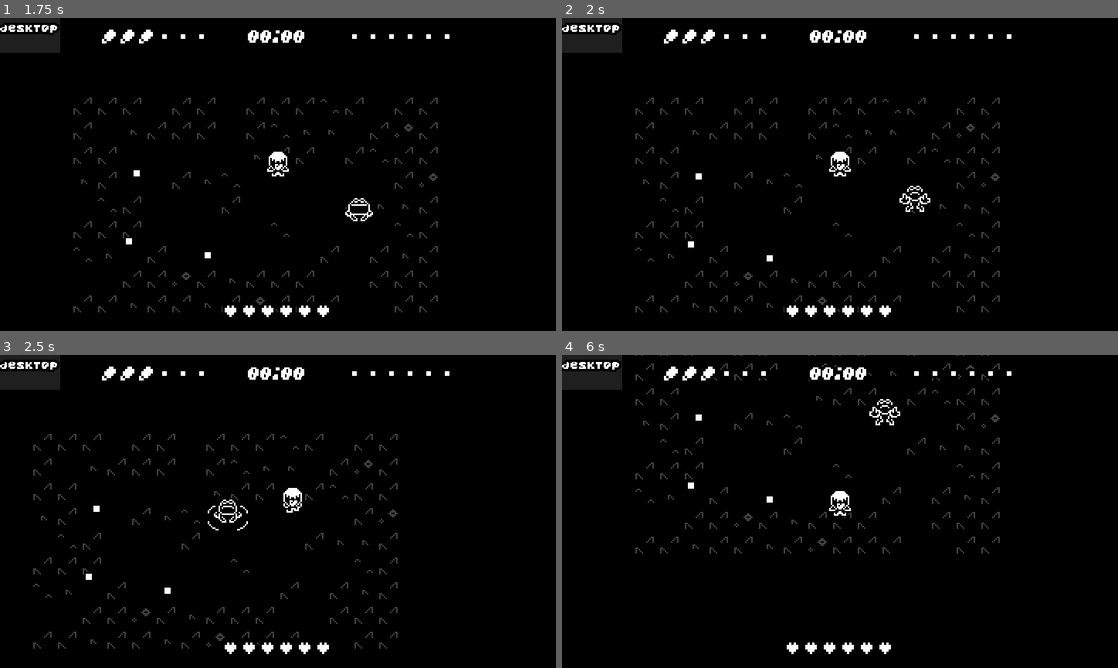
Above: before the commit, frames 1-4 (two rows, left to right).
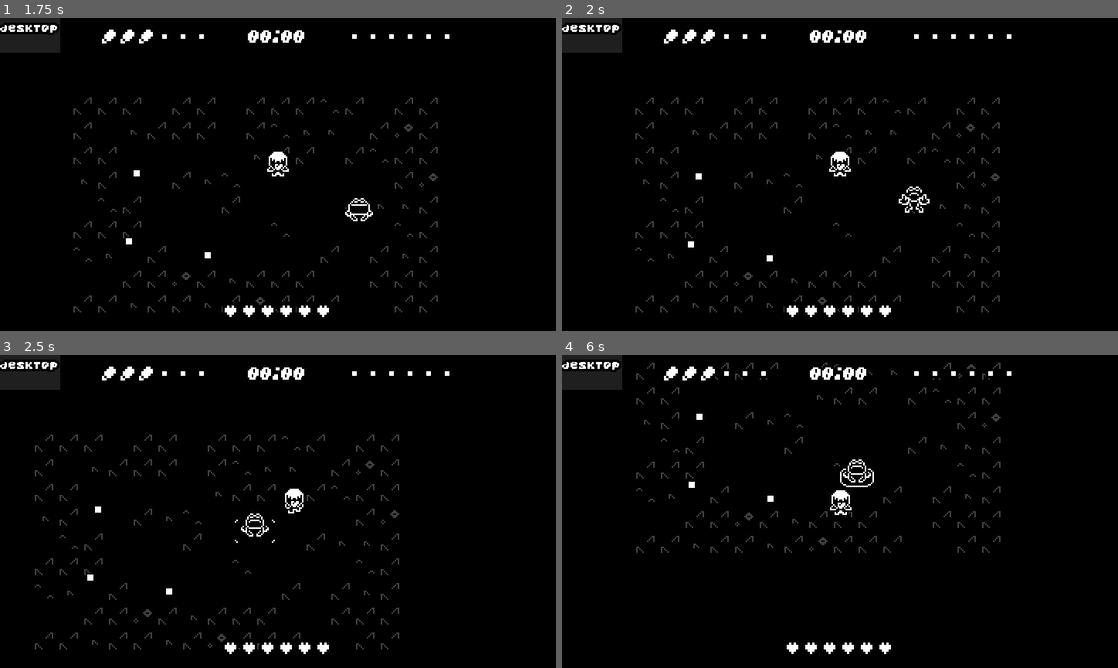
Above: after the commit, the same moments.

Repository: 12gauged/Carnivore
Game: Godot game, scene res://scenes/levels/dev/debug.tscn
Same seed, same stepped clock (60 frames per second), same inputs: the game is played once before the commit and once after it. This scene is started directly instead of the project's main scene.
Inputs (mouse positions are in pixels of both pictures, inside the frame that each line leads up to):
- Up to frame 1 (1.75 s): move the mouse to (400, 158) at 0.52 s; hold D (controls_right) 0.53-1.25 s; click (400, 158) at 0.67 s; tap E (ui_accept) at 0.77 s; drag from (166, 190) to (305, 174) at 1.27 s
- Up to frame 2 (2 s): no input
- Up to frame 3 (2.5 s): move the mouse to (333, 442) at 2.02 s; hold D (controls_right) from 2.03 s (still down); click (333, 442) at 2.17 s
- Up to frame 4 (6 s): release D (controls_right) at 2.75 s; drag from (812, 574) to (856, 502) at 2.77 s; move the mouse to (1006, 558) at 3.52 s; hold A (controls_left) 3.53-4.25 s; click (1006, 558) at 3.67 s; tap E (ui_accept) at 3.77 s; tap F2 (debug_f2) at 4.15 s; drag from (673, 464) to (823, 502) at 4.27 s; move the mouse to (867, 511) at 5.02 s; hold S (controls_down) 5.03-5.75 s; click (867, 511) at 5.17 s; drag from (756, 433) to (895, 430) at 5.77 s

Frame 1 is identical in both runs. In frame 2, 0.1% of the frame differs, in the area x 60-67%, y 53-63%; in frame 3, 2.9%, in the area x 5-72%, y 25-95%; in frame 4, 1.8%.

Commit message:
improved frog behaviors, again

Diff:
--- a/project.godot
+++ b/project.godot
@@ -104,6 +104,7 @@
 window/size/height=135
 window/size/test_width=1280
 window/size/test_height=720
+window/vsync/use_vsync=false
 mouse_cursor/custom_image="res://ui/gui/mouse/mouse_target.png"
 mouse_cursor/custom_image_hotspot=Vector2( 14, 14 )
 window/stretch/mode="2d"
--- a/scenes/ui/village_saved_screen/lowest_time_tracker.gd
+++ b/scenes/ui/village_saved_screen/lowest_time_tracker.gd
@@ -1,6 +1,5 @@
 extends Label
 
 func _ready():
-	var level_time = game_data.current_level_time
 	var lowest_time = game_data.get_player_data("lowest_time")
 	self.text = toolbox.convert_time_to_text(lowest_time[0], lowest_time[1])
--- a/scenes/ui/village_saved_screen/time_tracker.gd
+++ b/scenes/ui/village_saved_screen/time_tracker.gd
@@ -1,5 +1,6 @@
 extends Label
 
+# warning-ignore:unused_signal
 signal best_time_reached
 
 func _ready():
--- a/system/components/movement/comp_movement_jump.gd
+++ b/system/components/movement/comp_movement_jump.gd
@@ -2,21 +2,20 @@
 
 signal jump_finished
 
-const JUMP_HEIGHT: int = 6
-const GRAVITY: int = 8
+const GRAVITY: int = 500
 
-export(int) var jump_force = 80
+export(int) var jump_force = 90
 
 var Target
 
 var jump_position: Vector2
 var target_position: Vector2 setget set_target
 var direction: Vector2
-var force: int = 0
+var force: float = 0
 
 
 
-func _execute(_delta):
+func _execute(delta):
 
 	# DON'T TOUCH THIS FUCKING CODE FELIPE ISTG
 	# IF YOU TOUCH IT I'M GOING TO REVOKE YOUR
@@ -31,10 +30,10 @@
 		emit_signal("component_value_update", Vector2.ZERO)
 		return
 
-	jump_position.y += GRAVITY
-	force -= 4
+	jump_position.y += GRAVITY * delta
+	force -= 1500 * delta
 
-	if force <= 0:
+	if force <= 0.0:
 		emit_signal("component_value_update", Vector2.ZERO)
 		emit_signal("jump_finished")
 		Owner.enable_collision()
@@ -51,12 +50,14 @@
 	target_position = Target.global_position
 
 	var distance_to_target = Owner.global_position.distance_to(target_position)
-	print(distance_to_target)
+
+	var force_multiplier: float = 5.0
 	force = distance_to_target * 0.5 if distance_to_target > 100 else distance_to_target
+	force *= force_multiplier
 
 	jump_position = Vector2(
 		Owner.global_position.x + Owner.global_position.direction_to(target_position).x * jump_force,
-		Owner.global_position.y + Owner.global_position.direction_to(target_position).y * jump_force - force
+		Owner.global_position.y + Owner.global_position.direction_to(target_position).y * jump_force - force / force_multiplier + 20
 	)
 
 func set_target(value: Vector2):
--- a/system/components/movement/comp_movement_jump.tscn
+++ b/system/components/movement/comp_movement_jump.tscn
@@ -4,7 +4,3 @@
 
 [node name="comp_movement_jump" type="Node2D"]
 script = ExtResource( 1 )
-
-[node name="tween" type="Tween" parent="."]
-
-[connection signal="tween_completed" from="tween" to="." method="_on_tween_tween_completed"]
--- /dev/null
+++ b/system/components/receivers/comp_event_receiver.gd
@@ -0,0 +1,17 @@
+extends Component
+
+signal event_received
+
+export(String) var emitter = ""
+export(String) var event = ""
+
+
+
+func _ready():
+	var event_emitter = toolbox.callers[emitter]
+	event_emitter.connect(event, self, "_on_event_received")
+
+
+
+func _on_event_received():
+	emit_signal("event_received")
--- /dev/null
+++ b/system/components/receivers/comp_event_receiver.tscn
@@ -0,0 +1,6 @@
+[gd_scene load_steps=2 format=2]
+
+[ext_resource path="res://system/components/receivers/comp_event_receiver.gd" type="Script" id=1]
+
+[node name="comp_event_receiver" type="Node2D"]
+script = ExtResource( 1 )
--- a/system/parts/level/part_arena.gd
+++ b/system/parts/level/part_arena.gd
@@ -70,8 +70,7 @@
 
 	enemy_kill_count += 1
 	if enemy_kill_count > enemies_per_wave:
-		var method = "end_wave" if game_data.current_arena_wave < number_of_waves else "end_arena"
-		call(method)
+		end_wave()
 	elif enemy_id <= enemies_per_wave:
 		spawn_new_enemy()
 	dead_enemies.pop_back()
@@ -119,9 +118,12 @@
 
 func get_random_enemy() -> String:
 	var result: String = FILLER_ENEMY
-	for EnemyData in enemy_spawn_data:
-		var check_results = check_enemy_conditions(EnemyData)
-		result = check_results if check_results != "" else result
+
+	toolbox.SystemRNG.randomize()
+	var EnemyData = enemy_spawn_data[toolbox.SystemRNG.randi_range(0, len(enemy_spawn_data) - 1)]
+	var check_results = check_enemy_conditions(EnemyData)
+	result = check_results if check_results != "" else result
+
 	return result
 
 
@@ -131,8 +133,8 @@
 	if !enemy_counter.has(data.entity_name): enemy_counter[data.entity_name] = 0
 	if enemy_counter[data.entity_name] >= data.max_number_per_wave: return ""
 
-	toolbox.WorldRNG.randomize()
-	if !toolbox.WorldRNG.randi_range(0, 100) <= data.spawn_chance - 1: return ""
+	toolbox.SystemRNG.randomize()
+	if !toolbox.SystemRNG.randi_range(0, 100) <= data.spawn_chance - 1: return ""
 
 	return data.entity_name
 
@@ -155,13 +157,14 @@
 	game_events.emit_signal("start_wave_time_tracker")
 
 func end_wave():
+	game_data.current_arena_wave += 1
+
 	if game_data.current_arena_wave == number_of_waves:
 		end_arena()
 		return
 
 	enemy_kill_count = 0
 	enemy_id = 0
-	game_data.current_arena_wave += 1
 	enemies_per_wave = int(initial_enemies_per_wave_value + enemies_per_wave_modifier * game_data.current_arena_wave)
 	max_enemy_number = int(initial_max_enemy_number + max_enemy_counter_modifier * game_data.current_arena_wave)
 	player_events.emit_signal("set_stat_value", "can_get_hungry", false)
--- a/ui/hud/hud.tscn
+++ b/ui/hud/hud.tscn
@@ -243,23 +243,29 @@
 margin_right = 176.0
 custom_constants/margin_left = 24
 
-[node name="special_attack_button" type="TouchScreenButton" parent="root/bottom_right_elements"]
-position = Vector2( 184, 16 )
+[node name="special_attack_button_container" type="Control" parent="root/bottom_right_elements"]
+margin_top = 4.0
+margin_right = 176.0
+margin_bottom = 4.0
+script = ExtResource( 18 )
+
+[node name="special_attack_button" type="TouchScreenButton" parent="root/bottom_right_elements/special_attack_button_container"]
+position = Vector2( 184, 12 )
 normal = ExtResource( 16 )
 pressed = ExtResource( 15 )
-script = ExtResource( 18 )
-
-[node name="special_attack_button" type="Control" parent="root/bottom_right_elements/special_attack_button"]
-anchor_right = 1.0
-anchor_bottom = 1.0
-mouse_filter = 2
-
-[node name="CenterContainer" type="CenterContainer" parent="root/bottom_right_elements/special_attack_button/special_attack_button"]
-anchor_right = 1.0
-anchor_bottom = 1.0
-mouse_filter = 2
-
-[node name="icon" type="TextureRect" parent="root/bottom_right_elements/special_attack_button/special_attack_button/CenterContainer"]
+shape_visible = false
+
+[node name="icon_container" type="Control" parent="root/bottom_right_elements/special_attack_button_container/special_attack_button"]
+anchor_right = 1.0
+anchor_bottom = 1.0
+mouse_filter = 2
+
+[node name="icon_container_center_container" type="CenterContainer" parent="root/bottom_right_elements/special_attack_button_container/special_attack_button/icon_container"]
+anchor_right = 1.0
+anchor_bottom = 1.0
+mouse_filter = 2
+
+[node name="icon" type="TextureRect" parent="root/bottom_right_elements/special_attack_button_container/special_attack_button/icon_container/icon_container_center_container"]
 margin_left = 2.0
 margin_top = 2.0
 margin_right = 18.0
@@ -269,7 +275,7 @@
 size_flags_vertical = 4
 texture = ExtResource( 17 )
 
-[node name="comp_method_caller" parent="root/bottom_right_elements/special_attack_button" instance=ExtResource( 13 )]
+[node name="comp_method_caller" parent="root/bottom_right_elements/special_attack_button_container/special_attack_button" instance=ExtResource( 13 )]
 method = {
 "args": [ "enter_eat_state_request" ],
 "caller": "player_events",
@@ -277,9 +283,9 @@
 }
 
 [node name="bottom_margin" type="MarginContainer" parent="root/bottom_right_elements"]
-margin_top = 4.0
+margin_top = 8.0
 margin_right = 176.0
-margin_bottom = 8.0
+margin_bottom = 12.0
 custom_constants/margin_bottom = 4
 
 [node name="left_elements" type="VBoxContainer" parent="root"]
@@ -365,7 +371,7 @@
 [connection signal="released" from="root/top_right_elements/pause_button_holder/pause_button" to="root/pause_screen" method="toggle_pause"]
 [connection signal="pressed" from="root/bottom_right_elements/h_box_container/shooting_joystick/background/button_pivot/TouchScreenButton" to="root/bottom_right_elements/h_box_container/shooting_joystick/pressed_method_caller" method="call_method"]
 [connection signal="released" from="root/bottom_right_elements/h_box_container/shooting_joystick/background/button_pivot/TouchScreenButton" to="root/bottom_right_elements/h_box_container/shooting_joystick/released_method_caller" method="call_method"]
-[connection signal="released" from="root/bottom_right_elements/special_attack_button" to="root/bottom_right_elements/special_attack_button/comp_method_caller" method="call_method"]
+[connection signal="released" from="root/bottom_right_elements/special_attack_button_container/special_attack_button" to="root/bottom_right_elements/special_attack_button_container/special_attack_button/comp_method_caller" method="call_method"]
 [connection signal="paused" from="root/pause_screen" to="root/darker_colors" method="show"]
 [connection signal="resumed" from="root/pause_screen" to="root/darker_colors" method="hide"]
 
Binary file changed: ui/gui/icons/special_attack_icon.png
